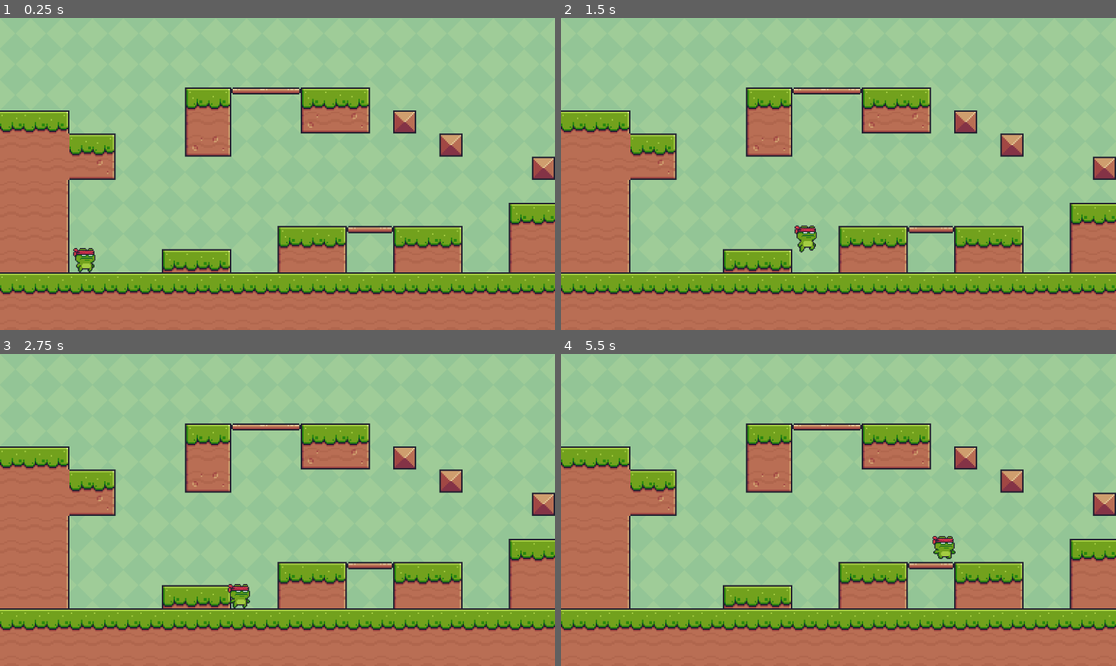
Above: before the commit, frames 1-4 (two rows, left to right).
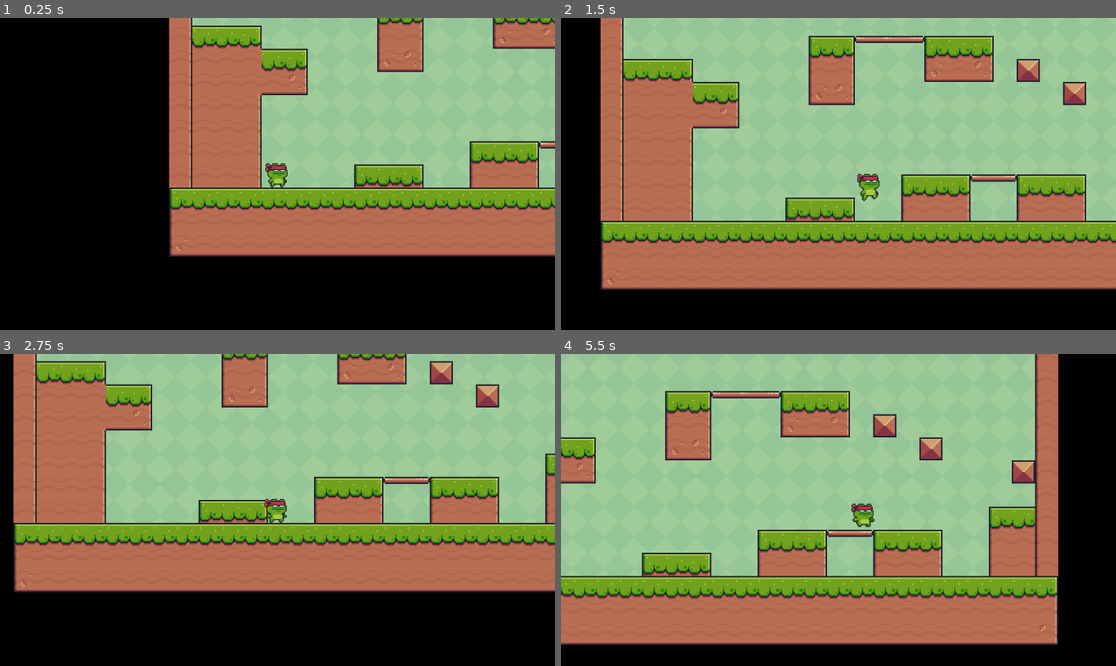
Above: after the commit, the same moments.

Repository: MichaelRMartinez/2d-platformer
Game: Godot game, scene res://scenes/main.tscn
The game is run twice, just before and just after one commit, with the same random seed, the same clock (stepped at 60 frames per second) and the same inputs. The project has no main scene, so this scene is started directly.
Inputs:
- Up to frame 1 (0.25 s): no input
- Up to frame 2 (1.5 s): hold D (right) from 0.53 s (still down); tap Space (jump) at 0.77 s
- Up to frame 3 (2.75 s): tap Space (jump) at 1.52 s; release D (right) at 2.03 s; hold A (left) from 2.03 s (still down)
- Up to frame 4 (5.5 s): release A (left) at 2.78 s; hold D (right) 2.78-4.28 s; tap Space (jump) at 3.02, 3.77, 4.52 s; hold A (left) 4.28-5.03 s; hold D (right) from 5.03 s (still down)

The runs differ from the first frame. In frame 1, 78% of the frame differs, in the area x 0-100%, y 0-100%; in frame 2, 59%; in frame 3, 66%; in frame 4, 57%.

Commit message:
Make area outside game boundaries black; Add player camera with smooth positioning

Diff:
--- a/project.godot
+++ b/project.godot
@@ -39,3 +39,4 @@
 [rendering]
 
 renderer/rendering_method="mobile"
+environment/defaults/default_clear_color=Color(0, 0, 0, 1)
--- a/scenes/main.tscn
+++ b/scenes/main.tscn
@@ -189,3 +189,7 @@
 
 [node name="Player" parent="." instance=ExtResource("3_rvu3d")]
 position = Vector2(176, 492)
+
+[node name="Camera2D" type="Camera2D" parent="Player"]
+position = Vector2(1, 5)
+position_smoothing_enabled = true
